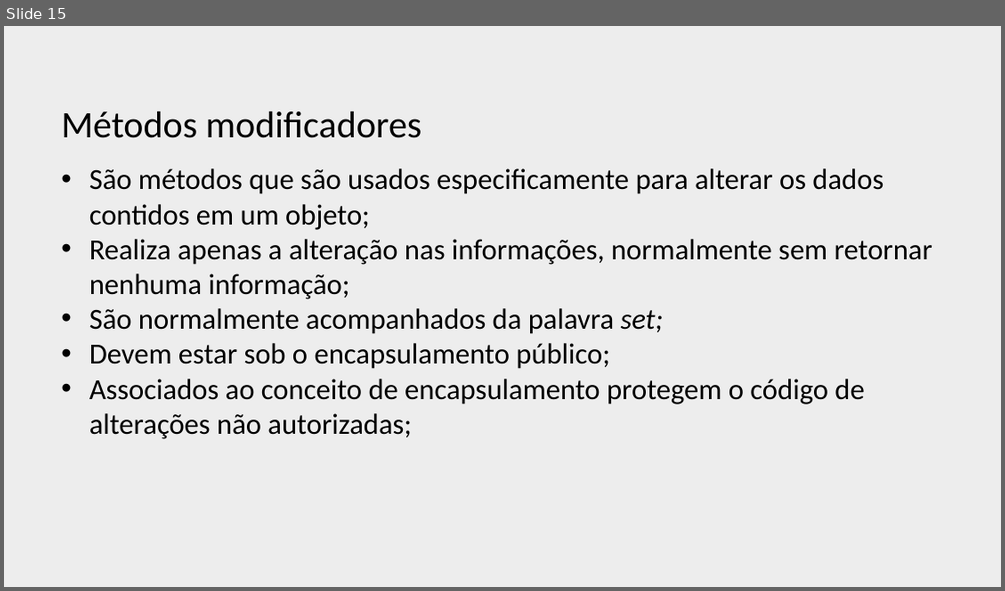
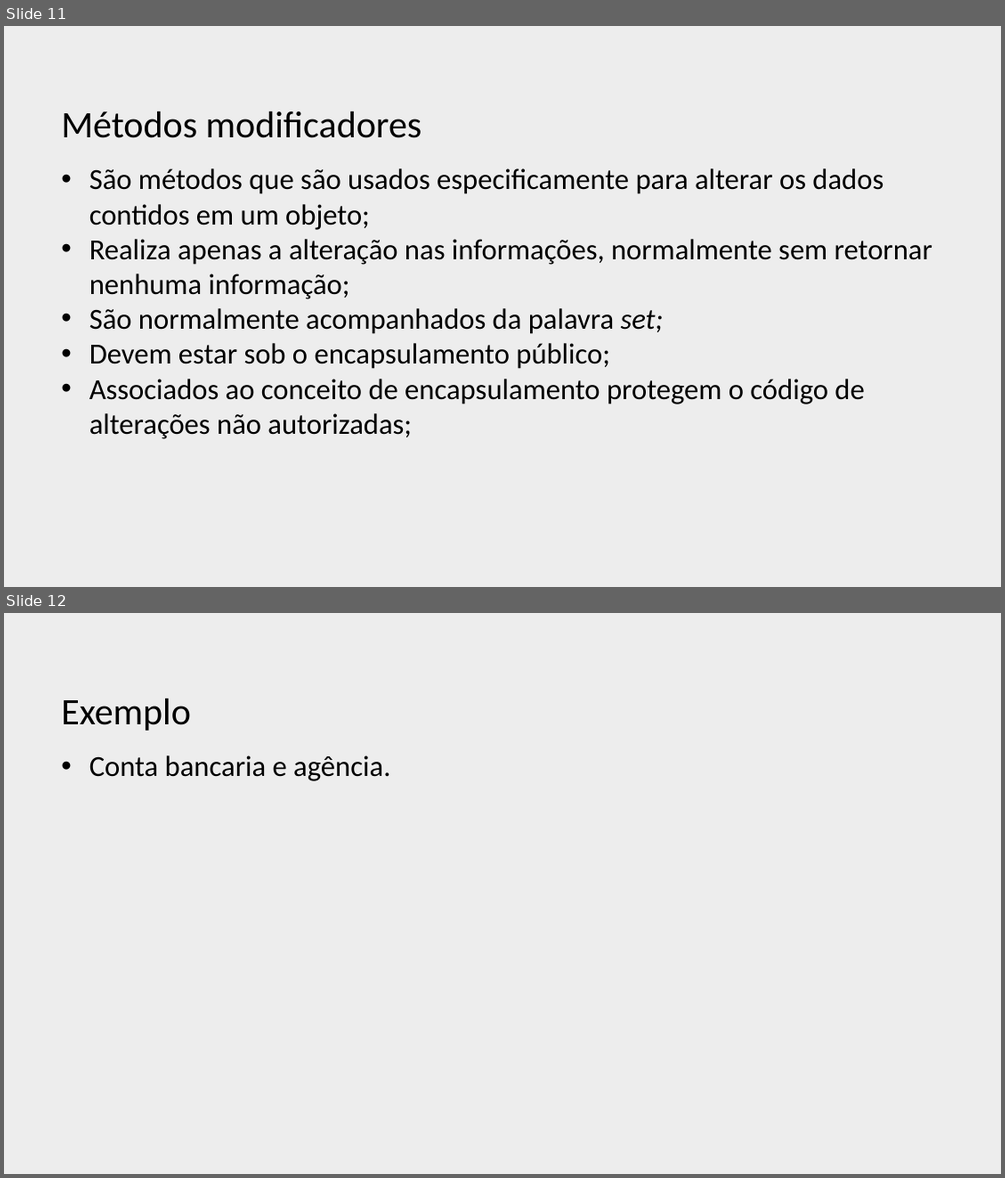
Before and after one commit to profJulioMomente/POO_2SI, a slide deck: 2018/2018.02.28-Aula02.pptx. Shown one above the other, each under a label of ours: slide 15 before the commit, slides 11 and 12 after it. The pictures are 1005x591 and 1005x1178 pixels, drawn with LibreOffice and Linux fonts; fonts in the diff are those of the drawing; background and template pictures are left out. Boxes give left, top, right and bottom in pixels: in the first picture for what was removed or moved away, otherwise in the second. Text is boxed around its words. In the diff, an @@ line names an element or a change of style, - is before the commit and + after.

```diff
--- a/2018/2018.02.28-Aula02.pptx
+++ b/2018/2018.02.28-Aula02.pptx
@@ slide 12 added at [4, 613, 1001, 1174], background picture (left out) @@
@@ title added at [61, 698, 191, 730], 36 pt, text #000000 @@
+Exemplo
@@ text added at [89, 755, 390, 781], 28 pt, text #000000 @@
+• Conta bancaria e agência.
@@ what was slide 15 is now slide 11 @@
```
Also in this commit, not shown: 2 slides changed, 2 slides removed.
